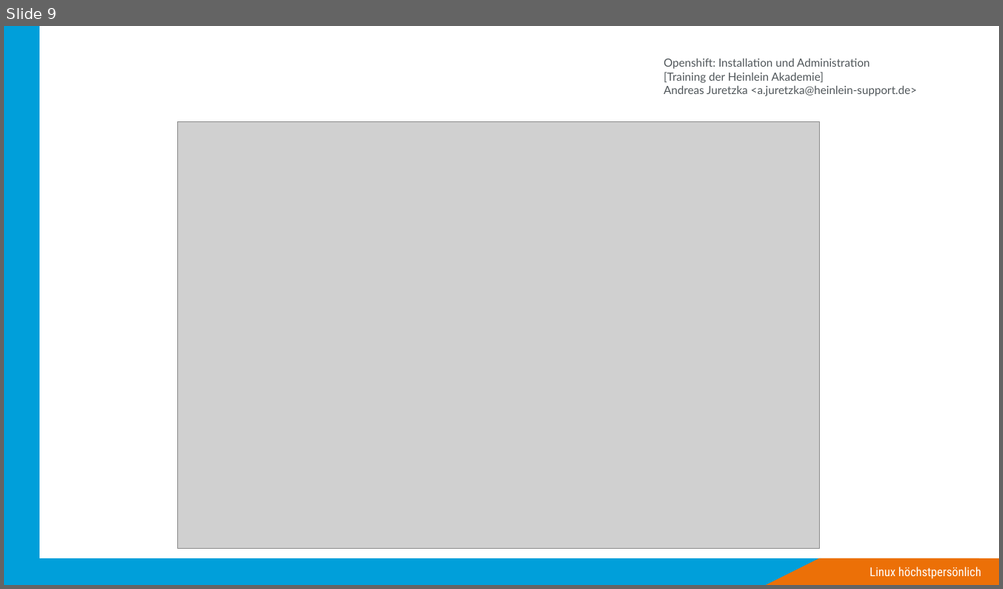
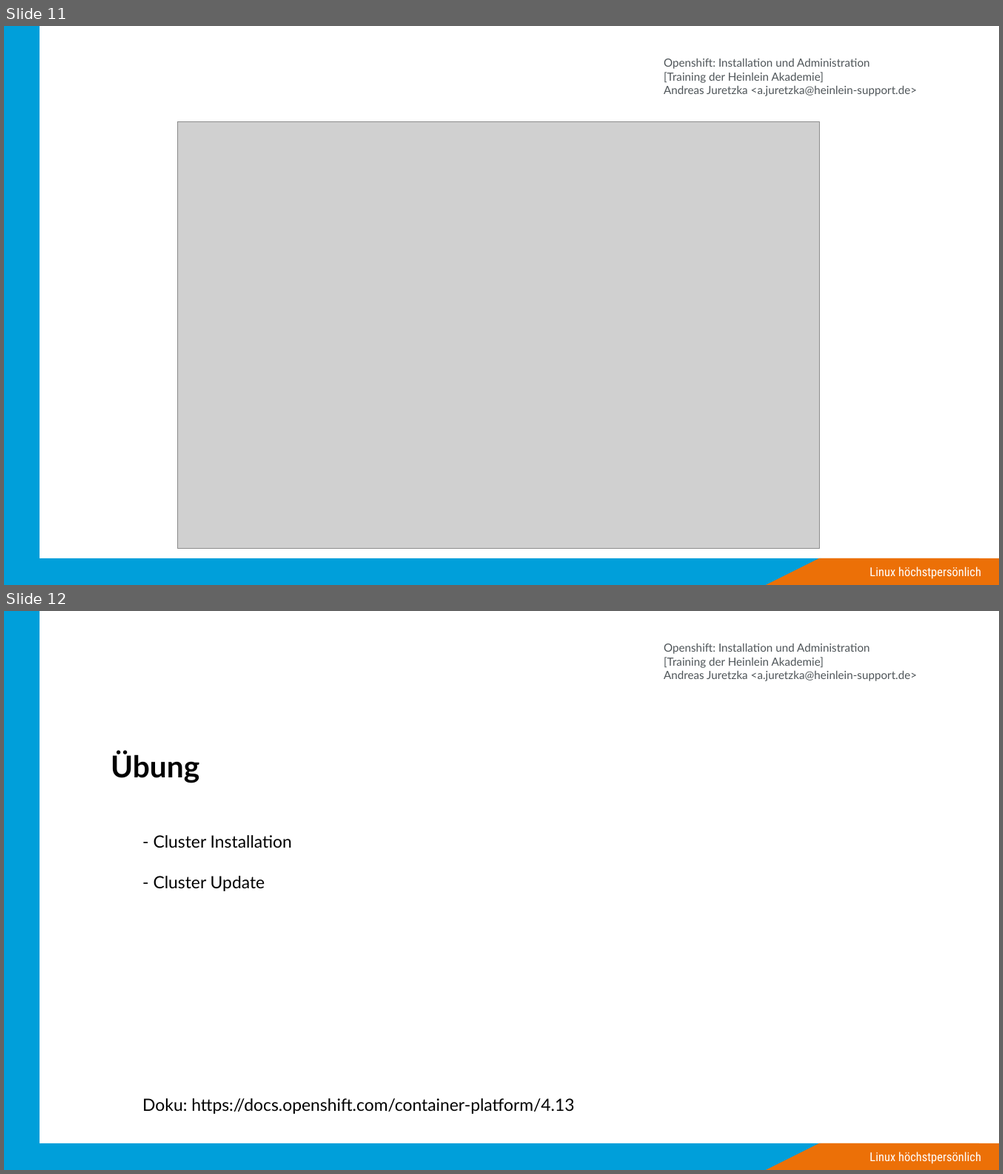
Before and after one commit to ajayten/openshift-kurs-folien, a slide deck: folien.odp. Shown one above the other, each under a label of ours: slide 9 before the commit, slides 11 and 12 after it. The pictures are 1003x589 and 1003x1174 pixels, drawn with LibreOffice and Linux fonts; fonts in the diff are those of the drawing; grey boxes stand for pictures; background and template pictures are left out. Boxes give left, top, right and bottom in pixels: in the first picture for what was removed or moved away, otherwise in the second. Text is boxed around its words. In the diff, an @@ line names an element or a change of style, - is before the commit and + after.

```diff
--- a/folien.odp
+++ b/folien.odp
@@ slide 12 added at box(4, 611, 999, 1170), background #FFFFFF; not listed: 5 template elements that a slide beside it also shows @@
@@ title added at box(111, 752, 199, 783), 32 pt, text #000000, bold @@
+Übung
@@ text added at box(142, 835, 574, 1114), 18 pt, text #000000 @@
+- Cluster Installation
+- Cluster Update
+Doku: https://docs.openshift.com/container-platform/4.13
@@ what was slide 9 is now slide 11 @@
```
Also in this commit, not shown: 1 slide changed, 1 other slide added, 1 other file.
